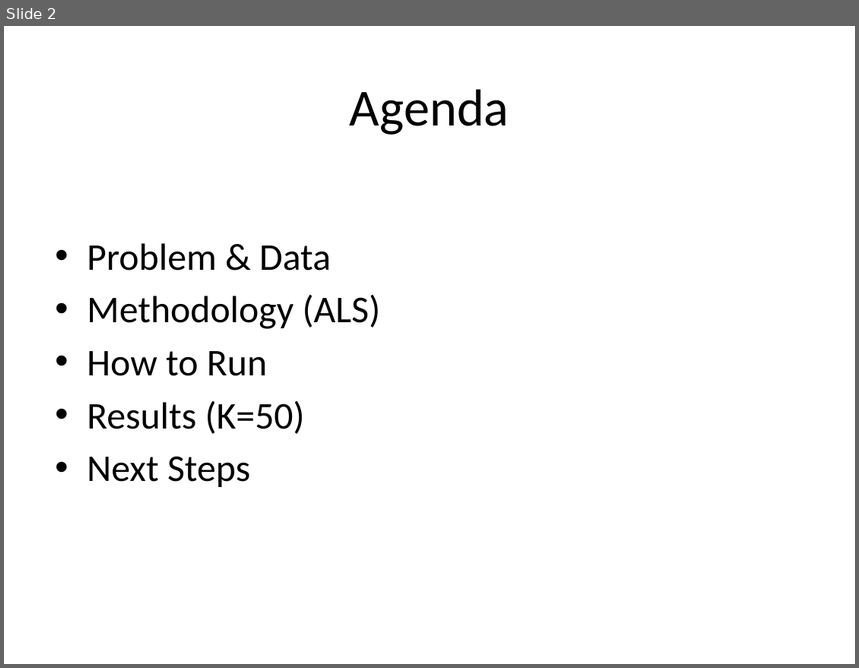
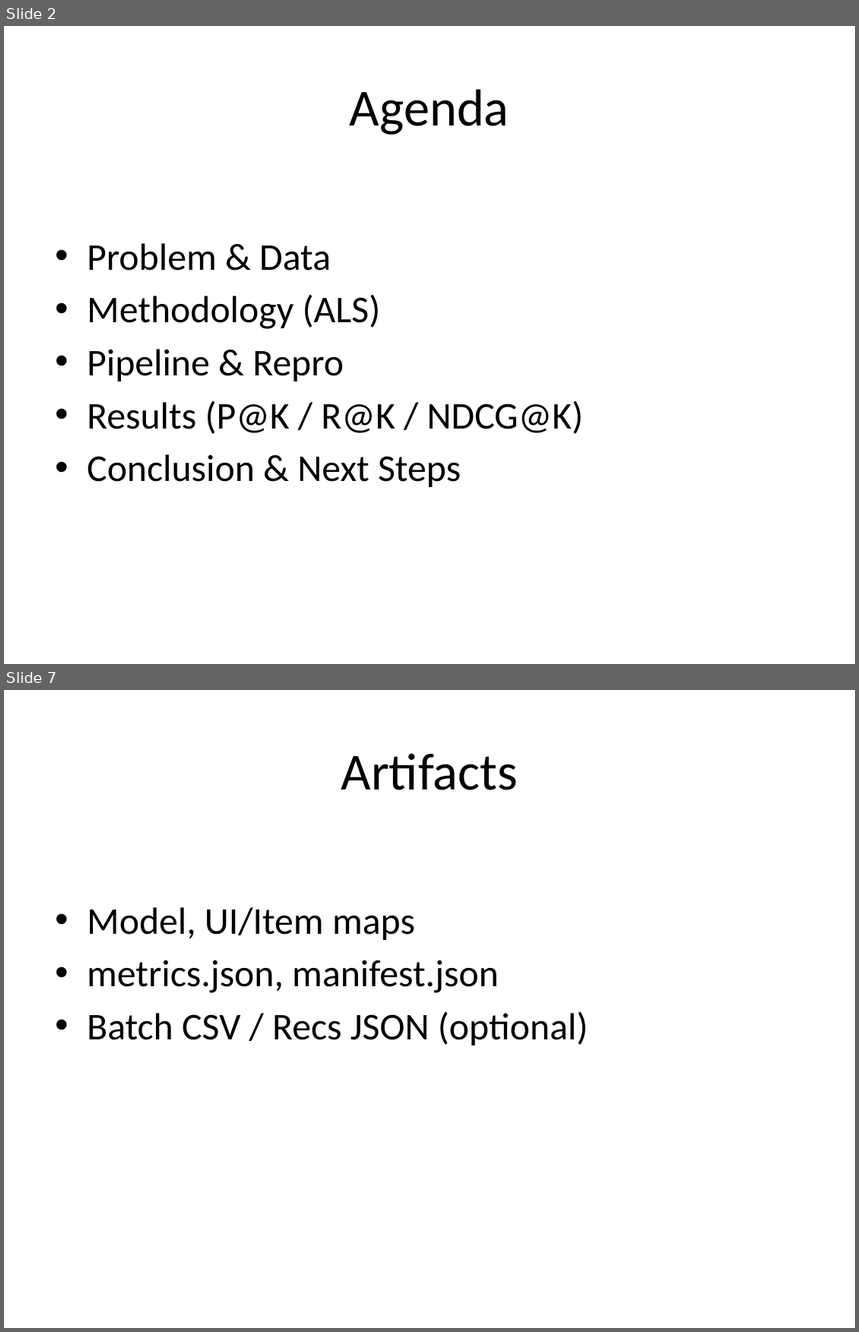
Before and after one commit to MET-CS-777/cs777-final-project-sri99-svg, a slide deck: SLIDES.pptx. Shown one above the other, each under a label of ours: slide 2 before the commit, slides 2 and 7 after it; the slides between them are not shown. The pictures are 859x668 and 859x1332 pixels, drawn with LibreOffice and Linux fonts; fonts in the diff are those of the drawing. Boxes give left, top, right and bottom in pixels: in the first picture for what was removed or moved away, otherwise in the second. Text is boxed around its words. In the diff, an @@ line names an element or a change of style, - is before the commit and + after.

```diff
--- a/SLIDES.pptx
+++ b/SLIDES.pptx
@@ slide 7 added at box(4, 690, 855, 1328), background #FFFFFF @@
@@ title added at box(341, 753, 518, 790), 44 pt, text #000000 @@
+Artifacts
@@ text added at box(87, 907, 588, 1046), 32 pt, text #000000 @@
+• Model, UI/Item maps
+• metrics.json, manifest.json
+• Batch CSV / Recs JSON (optional)
@@ slide 2 changed as well @@
@@ text at box(87, 349, 584, 487): text changed @@
-• How to Run
-• Results (K=50)
-• Next Steps
+• Pipeline & Repro
+• Results (P@K / R@K / NDCG@K)
+• Conclusion & Next Steps
```
Also in this commit, not shown: 3 other slides changed, 3 other slides added, 1 slide removed, 2 other files.
